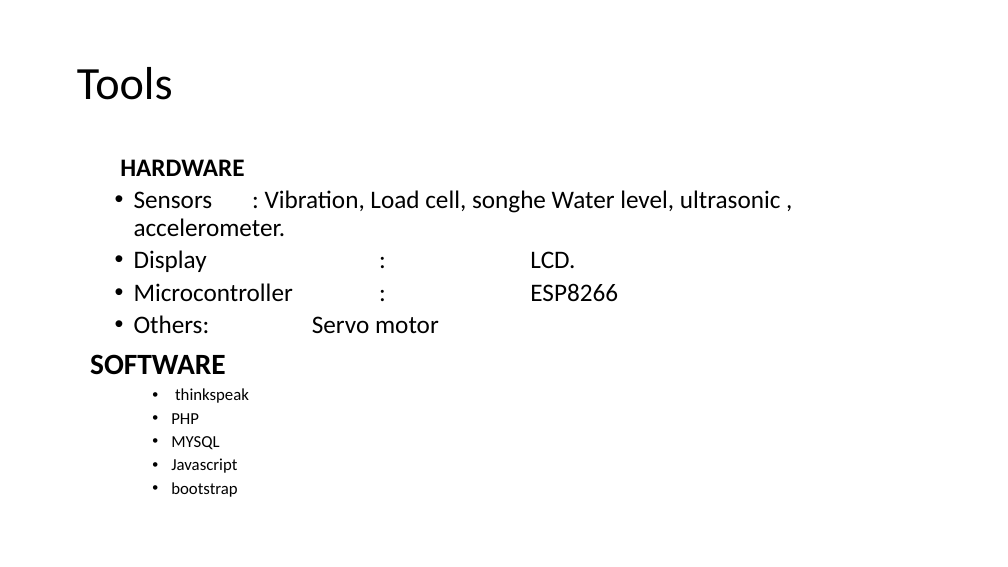
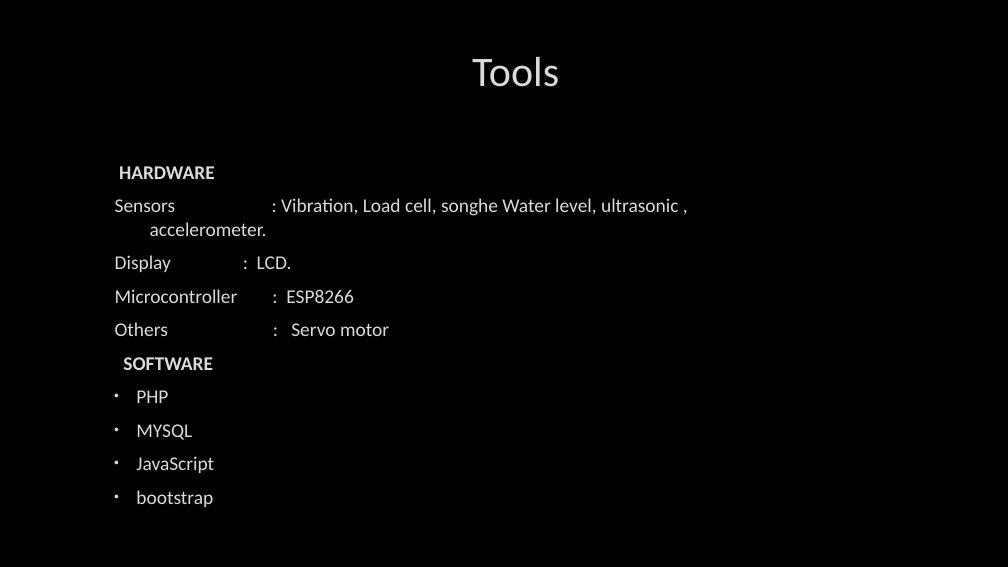
Before and after one commit to patrickmabziness360/Bridge_Health_Monitoring_System, a slide deck: slide 7 of Project Documents/IOT BRIDGE HEALTH MONITORING SYSTEM.pptx (slide 8 before the commit). Drawn at 1008x567 pixels with LibreOffice and Linux fonts; fonts in the diff are those of the drawing; background and template pictures are left out. Boxes give left, top, right and bottom in pixels: in the first picture for what was removed or moved away, otherwise in the second. Text is boxed around its words. In the diff, an @@ line names an element or a change of style, - is before the commit and + after.

```diff
--- a/Project Documents/IOT BRIDGE HEALTH MONITORING SYSTEM.pptx
+++ b/Project Documents/IOT BRIDGE HEALTH MONITORING SYSTEM.pptx
@@ background #FFFFFF to picture (left out) @@
@@ title "Tools" moved from (x1=77, y1=67, x2=173, y2=100) to (x1=472, y1=57, x2=559, y2=87) @@
@@ title "Tools" at (x1=472, y1=57, x2=559, y2=87): size 44 to 40 pt, text colour #000000 to #DADADA, letter outline none to #404040 0.75 pt; alignment left to centre; line spacing 0.9 to 1 @@
@@ text at (x1=115, y1=166, x2=678, y2=507): size 24 to 18.5 pt in "HARDWARE", "Sensors : Vibration, Load cell, songhe Water ...", "Display : LCD.", "Microcontroller : ESP8266"; text colour #000000 to #DADADA, letter outline none to #404040 0.75 pt in "HARDWARE", "Sensors : Vibration, Load cell, songhe Water ...", "Display : LCD.", "Microcontroller : ESP8266" and 4 more places; size 28 to 18.5 pt in "SOFTWARE"; size 16 to 18.5 pt in "PHP", "MYSQL", "bootstrap"; line spacing 0.9 to 1; more space between paragraphs; bullet • to none; list level 1 to 2 in "SOFTWARE"; list level 3 to 2 in "PHP"; list level 3 to 2 in "MYSQL"; list level 3 to 2 in "bootstrap" @@
@@ text at (x1=115, y1=322, x2=389, y2=336): text changed; size 24 to 18.5 pt; text colour #000000 to #DADADA @@
-  • Others: Servo motor
+  Others : Servo motor
@@ text at (x1=175, y1=388, x2=249, y2=403): paragraph removed @@
-    • thinkspeak
@@ text at (x1=136, y1=456, x2=214, y2=473): text changed; size 16 to 18.5 pt; text colour #000000 to #DADADA @@
-    • Javascript
+  • JavaScript
```
Also in this commit, not shown: 5 other slides changed, 1 slide added, 2 slides removed, 1 other file.
